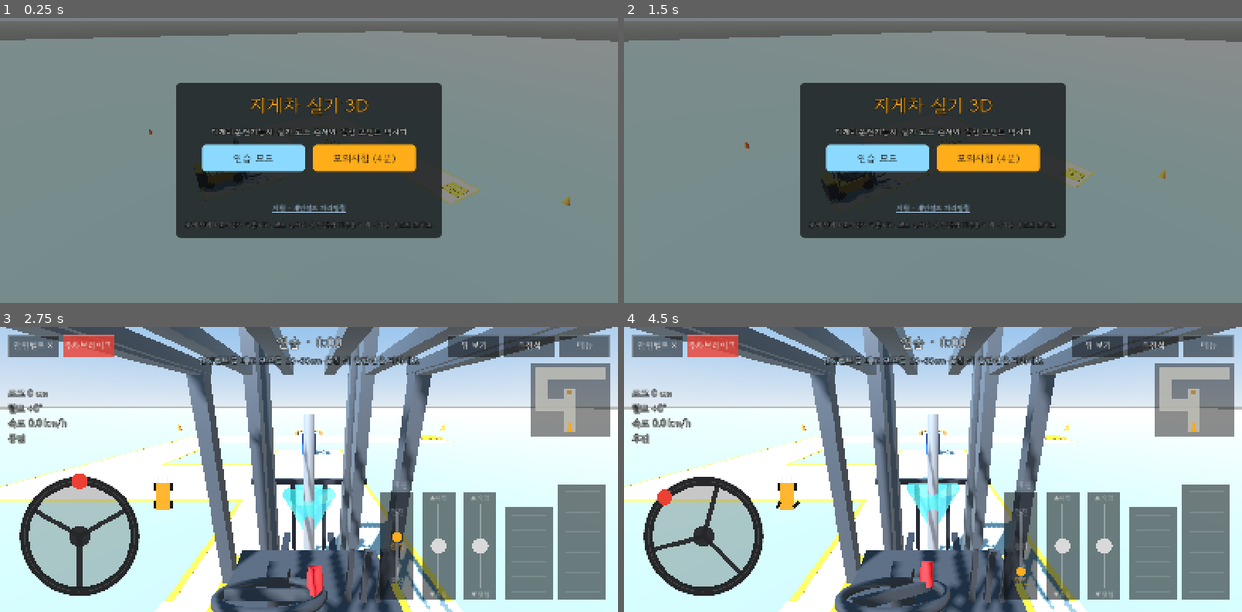
Above: before the commit, frames 1-4 (two rows, left to right).
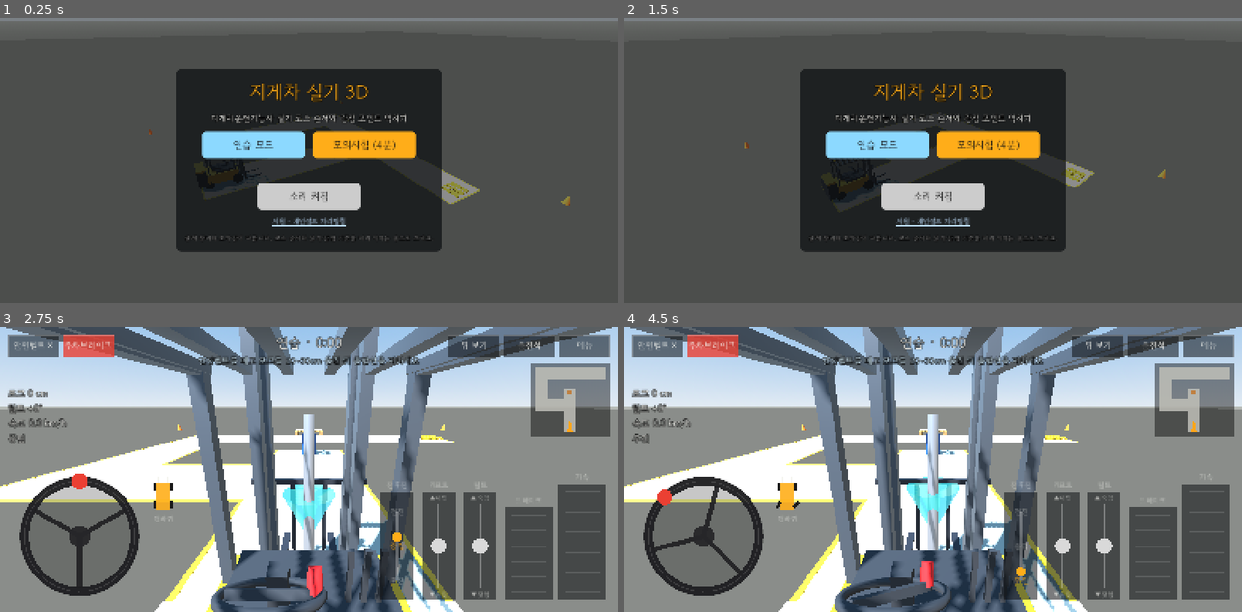
Above: after the commit, the same moments.

Repository: binibinibin123/forklift-sim
Game: Godot game, scene res://main.tscn
Two runs of this game, one before a commit and one after it. Both use one fixed random seed, a clock stepped at 60 frames per second and the inputs below.
Inputs (mouse positions are in pixels of both pictures, inside the frame that each line leads up to):
- Up to frame 1 (0.25 s): no input
- Up to frame 2 (1.5 s): click (933, 194) at 0.5 s, where only the run after the commit has a clickable "소리 켜짐"; click (933, 194) at 1.25 s, where only the run after the commit has a clickable "소리 꺼짐"
- Up to frame 3 (2.75 s): click "연습 모드" at 2 s
- Up to frame 4 (4.5 s): tap Enter at 2.75 s; move the mouse to (1068, 455) at 2.77 s; hold D 2.78-3.5 s; tap 1 at 2.85 s; click (1068, 455) at 2.92 s; drag from (809, 483) to (902, 526) at 3.52 s; move the mouse to (994, 406) at 4.27 s; hold D from 4.28 s (still down); tap 3 at 4.35 s

The runs differ from the first frame. In frame 1, 77% of the frame differs, in the area x 0-100%, y 4-100%; in frame 2, 77%; in frame 3, 42%; in frame 4, 42%.

Commit message:
앱인토스(토스 미니앱) 버전: Godot 웹 빌드 + 토스 인앱결제 다리
웹 프리셋(스레드 없음, 커스텀 기능 toss), iap.gd 웹 백엔드(window.aitBridge),
메뉴 소리 켜기/끄기, 백그라운드 음소거, 토스에서 바깥 링크 숨김,
호환 렌더러에서 바닥을 조명 없이 그림, 카메라 far 300.

Co-Authored-By: Claude Opus 5.5 (1M context) <noreply@anthropic.com>
Claude-Session: https://claude.ai/code/session_01PibVDdT3JCtKJcRCPnwQm1

Diff:
--- a/scripts/iap.gd
+++ b/scripts/iap.gd
@@ -2,7 +2,9 @@
 extends Node
 ## One-time "전체 해제" purchase (full course + mock exam) through StoreKit 2
 ## (ios/plugins/ios-in-app-purchase, hrk4649/godot_ios_plugin_iap 0.4.0).
-## Without the plugin (desktop, web, tests) everything is open, unless the run
+## In the Toss mini-app (web build) the page's window.aitBridge talks to the
+## Apps in Toss IAP SDK instead (toss/src/bridge.js).
+## Without either (desktop, plain web, tests) everything is open, unless the run
 ## argument locked=1 asks for the free version.
 
 signal changed(unlocked: bool)
@@ -15,6 +17,8 @@
 var price := ""
 var _sk: Object
 var _store: Store
+var _js: JavaScriptObject
+var _js_cb: JavaScriptObject   # keep a reference or the callback is freed
 
 
 func setup(store: Store, force_locked: bool) -> void:
@@ -27,6 +31,11 @@
 		_sk.request("proceedUnfinishedTransactions", {})
 		_sk.request("products", {"productIDs": [PRODUCT]})
 		_sk.request("transactionCurrentEntitlements", {})
+	elif OS.has_feature("web") and JavaScriptBridge.eval("typeof window.aitBridge === 'object'", true):
+		unlocked = bool(store.data.get("unlocked", false))
+		_js = JavaScriptBridge.get_interface("aitBridge")
+		_js_cb = JavaScriptBridge.create_callback(_on_js)
+		_js.init(_js_cb)
 	else:
 		unlocked = not force_locked
 
@@ -34,6 +43,8 @@
 func buy() -> void:
 	if _sk:
 		_sk.request("purchase", {"productID": PRODUCT})
+	elif _js:
+		_js.buy()
 	else:
 		_set_unlocked(true)
 
@@ -41,6 +52,8 @@
 func restore() -> void:
 	if _sk:
 		_sk.request("appStoreSync", {})
+	elif _js:
+		_js.restore()
 	else:
 		_set_unlocked(true)
 
@@ -74,6 +87,22 @@
 				_set_unlocked(owned)
 
 
+## Events from toss/src/bridge.js, one JSON string each:
+## {"type":"owned","value":bool} | {"type":"price","value":"5,500원"} | {"type":"failed"}
+func _on_js(args: Array) -> void:
+	var ev = JSON.parse_string(str(args[0])) if args.size() > 0 else null
+	if typeof(ev) != TYPE_DICTIONARY:
+		return
+	match str(ev.get("type", "")):
+		"owned":
+			_set_unlocked(bool(ev.get("value", false)))
+		"price":
+			price = str(ev.get("value", ""))
+			price_known.emit(price)
+		"failed":
+			failed.emit()
+
+
 func _set_unlocked(on: bool) -> void:
 	if _store:
 		_store.data.unlocked = on
--- a/scripts/main.gd
+++ b/scripts/main.gd
@@ -43,6 +43,7 @@
 var _faults_seen := 0
 var store := Store.new()
 var iap: Iap
+var sound_btn: Button
 var exam_btn: Button
 var unlock_btn: Button
 var restore_btn: Button
@@ -126,6 +127,7 @@
 	cam = Camera3D.new()
 	cam.fov = 62.0
 	cam.near = 0.05
+	cam.far = 300.0
 	add_child(cam)
 	cam.current = true
 
@@ -249,12 +251,15 @@
 	mv.add_child(row2)
 	unlock_btn = _button(row2, "전체 해제", _buy, Color(0.45, 0.85, 0.5))
 	restore_btn = _button(row2, "구매 복원", func(): iap.restore(), Color(0.8, 0.8, 0.8))
+	sound_btn = _button(row2, "", _toggle_sound, Color(0.8, 0.8, 0.8))
+	_sync_sound_btn()
 	var link := LinkButton.new()
 	link.text = "지원 · 개인정보 처리방침"
 	link.add_theme_font_size_override("font_size", 18)
 	link.add_theme_color_override("font_color", Color(0.75, 0.88, 1.0))
 	link.size_flags_horizontal = Control.SIZE_SHRINK_CENTER
 	link.pressed.connect(func(): OS.shell_open(SUPPORT_URL))
+	link.visible = not OS.has_feature("toss")   # 토스 미니앱은 바깥 링크 금지
 	mv.add_child(link)
 	var note := _label(mv, 17, Color(1, 1, 1, 0.6))
 	note.text = "실제 장비와 조작감이 다릅니다. 코스 순서와 실격·감점 기준을 미리 익히는 용도로 쓰세요."
@@ -706,6 +711,25 @@
 		sfx[k] = p
 
 
+func _toggle_sound() -> void:
+	store.data.sound = not bool(store.data.sound)
+	store.save()
+	_sync_sound_btn()
+
+
+func _sync_sound_btn() -> void:
+	sound_btn.text = "소리 켜짐" if bool(store.data.sound) else "소리 꺼짐"
+
+
+## 앱이 뒤로 가면 소리를 바로 멈추고, 돌아오면 다시 켠다.
+func _notification(what: int) -> void:
+	match what:
+		NOTIFICATION_APPLICATION_FOCUS_OUT, NOTIFICATION_APPLICATION_PAUSED:
+			AudioServer.set_bus_mute(0, true)
+		NOTIFICATION_APPLICATION_FOCUS_IN, NOTIFICATION_APPLICATION_RESUMED:
+			AudioServer.set_bus_mute(0, false)
+
+
 func _play(name: String) -> void:
 	if sfx.has(name) and bool(store.data.sound):
 		sfx[name].play()
--- a/scripts/world.gd
+++ b/scripts/world.gd
@@ -55,6 +55,9 @@
 	# 바닥
 	var ground := box(self, Vector3(400, 0.1, 400), v3(b.get_center(), -0.05), mat(Color(0.42, 0.43, 0.42), 0.95))
 	ground.name = "Ground"
+	if RenderingServer.get_current_rendering_method() == "gl_compatibility":
+		# 웹(토스) 빌드: 호환 렌더러에서 400m 바닥이 하얗게 떠서 조명 없이 그린다.
+		ground.material_override.shading_mode = BaseMaterial3D.SHADING_MODE_UNSHADED
 	# 코스 포장면(조금 밝게)
 	var lane_m := mat(Color(0.56, 0.57, 0.55), 0.9)
 	for r in c.rects:
Not shown, changed: export_presets.cfg
Not shown, added: toss/package-lock.json
Not shown, added: toss/package.json
Not shown, added: toss/.gitignore
Not shown, added: toss/README.md
Not shown, added: toss/apps-in-toss.config.ts
Not shown, added: toss/index.html
Not shown, added: toss/scripts/export-godot.mjs
Not shown, added: toss/src/bridge.js
Not shown, added: toss/src/main.js
Not shown, added: toss/vite.config.js
